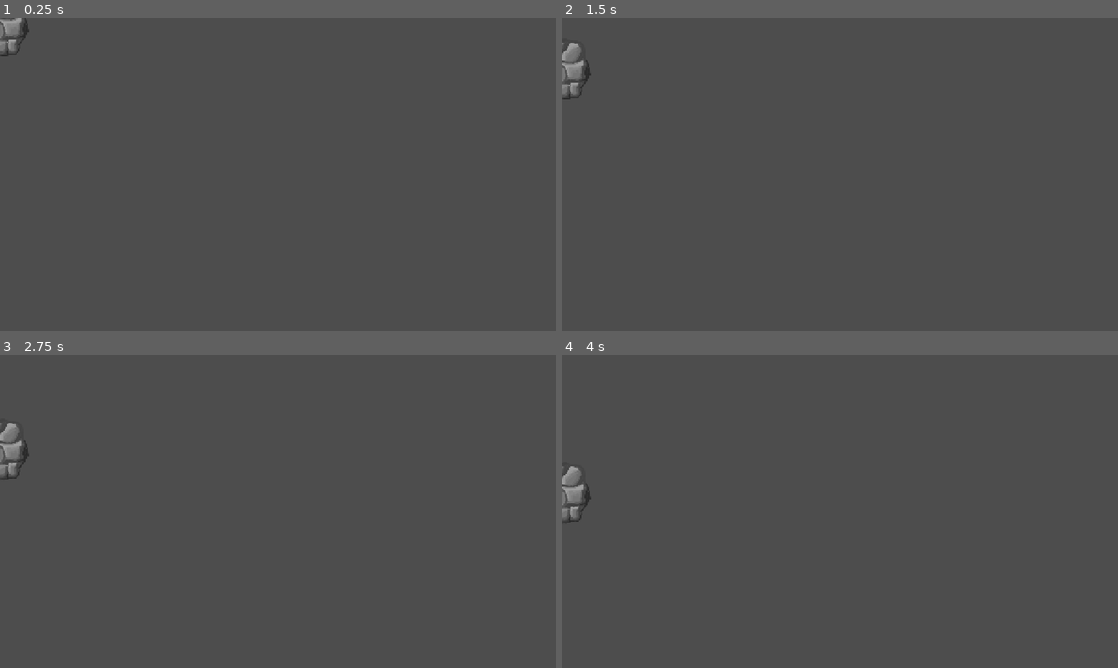
Above: before the commit, frames 1-4 (two rows, left to right).
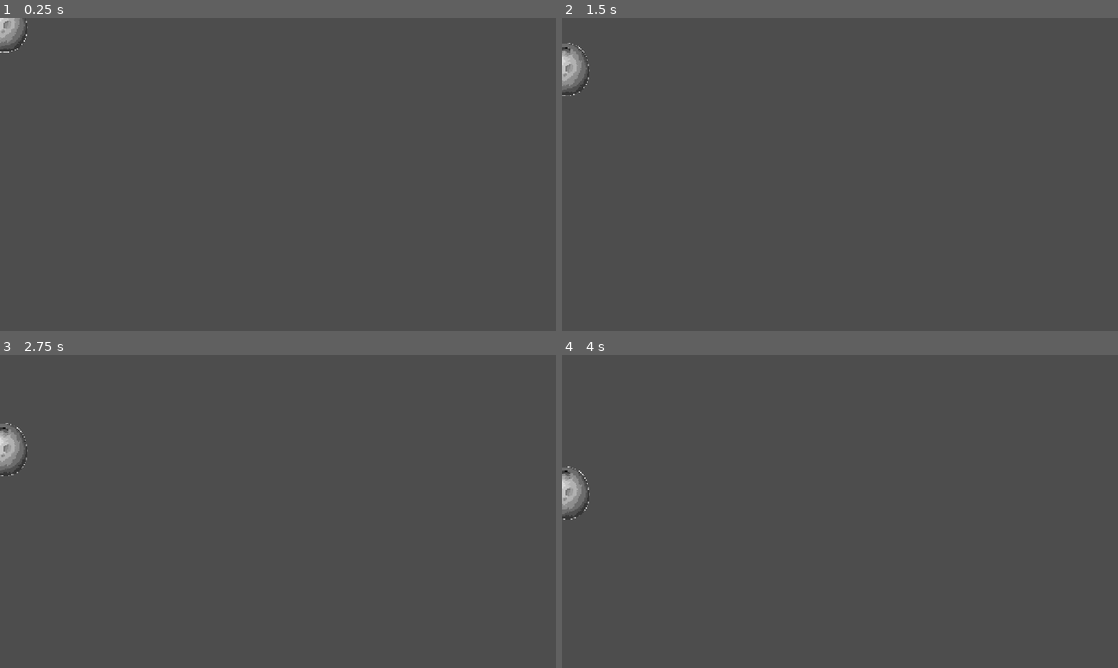
Above: after the commit, the same moments.

Repository: AverySimmons/Laika
Game: Godot game, scene res://01_Source/03_Space/02_Enemies/big_meteor.tscn
Same seed, same stepped clock (60 frames per second), same inputs: the game is played once before the commit and once after it. This scene is started directly instead of the project's main scene.
Inputs (mouse positions are in pixels of both pictures, inside the frame that each line leads up to):
- Up to frame 1 (0.25 s): no input
- Up to frame 2 (1.5 s): move the mouse to (962, 158) at 0.52 s; press the mouse at (962, 158) at 0.53 s; hold Right (arrow_right) 0.53-1.28 s; move the mouse to (728, 190) at 1.27 s; release the mouse at (728, 190) at 1.28 s; hold Down (arrow_down) from 1.28 s (still down); click (728, 190) at 1.35 s
- Up to frame 3 (2.75 s): move the mouse to (333, 442) at 2.02 s; release Down (arrow_down) at 2.03 s; press the mouse at (333, 442) at 2.03 s; hold Right (arrow_right) from 2.03 s (still down)
- Up to frame 4 (4 s): move the mouse to (812, 574) at 2.77 s; release Right (arrow_right) at 2.78 s; release the mouse at (812, 574) at 2.78 s; hold Up (arrow_up) 2.78-3.53 s; click (812, 574) at 2.85 s; move the mouse to (1006, 558) at 3.52 s; press the mouse at (1006, 558) at 3.53 s; hold Left (arrow_left) from 3.53 s (still down)

The runs differ from the first frame. In frame 1, 0.3% of the frame differs, in the area x 0-6%, y 0-13%; in frame 2, 0.5%; in frame 3, 0.5%, in the area x 0-6%, y 21-40%; in frame 4, 0.5%.

Commit message:
Boulder changes

Diff:
--- a/01_Source/03_Space/02_Enemies/big_meteor.gd
+++ b/01_Source/03_Space/02_Enemies/big_meteor.gd
@@ -7,7 +7,7 @@
 	radius = randf_range(60, 90)
 	hitbox.shape.radius = radius
 	hurtbox.shape.radius = radius
-	sprite.scale = Vector2(radius/100., radius/100.)
+	sprite.scale = Vector2(radius/173., radius/173.)
 	pass
 
 func _physics_process(delta: float) -> void:
--- a/01_Source/03_Space/02_Enemies/big_meteor.tscn
+++ b/01_Source/03_Space/02_Enemies/big_meteor.tscn
@@ -1,11 +1,11 @@
 [gd_scene load_steps=5 format=3 uid="uid://bwb2ypiyxmi8l"]
 
 [ext_resource type="Script" uid="uid://b38enkw0ulank" path="res://01_Source/03_Space/02_Enemies/big_meteor.gd" id="1_15cq6"]
-[ext_resource type="Texture2D" uid="uid://csov164kd7jv8" path="res://00_Assets/00_Sprites/space sprites/boulder.png" id="2_1p6kw"]
+[ext_resource type="Texture2D" uid="uid://vera201kyy4k" path="res://00_Assets/00_Sprites/space sprites/new_boulder.png" id="2_1p6kw"]
 
 [sub_resource type="CircleShape2D" id="CircleShape2D_15cq6"]
 resource_local_to_scene = true
-radius = 100.0
+radius = 173.026
 
 [sub_resource type="CircleShape2D" id="CircleShape2D_1p6kw"]
 resource_local_to_scene = true
@@ -17,6 +17,7 @@
 metadata/_custom_type_script = "uid://dhaw8kkdbem5y"
 
 [node name="Sprite2D" type="Sprite2D" parent="."]
+position = Vector2(-1, -4)
 texture = ExtResource("2_1p6kw")
 
 [node name="Hitbox" type="CollisionShape2D" parent="."]
